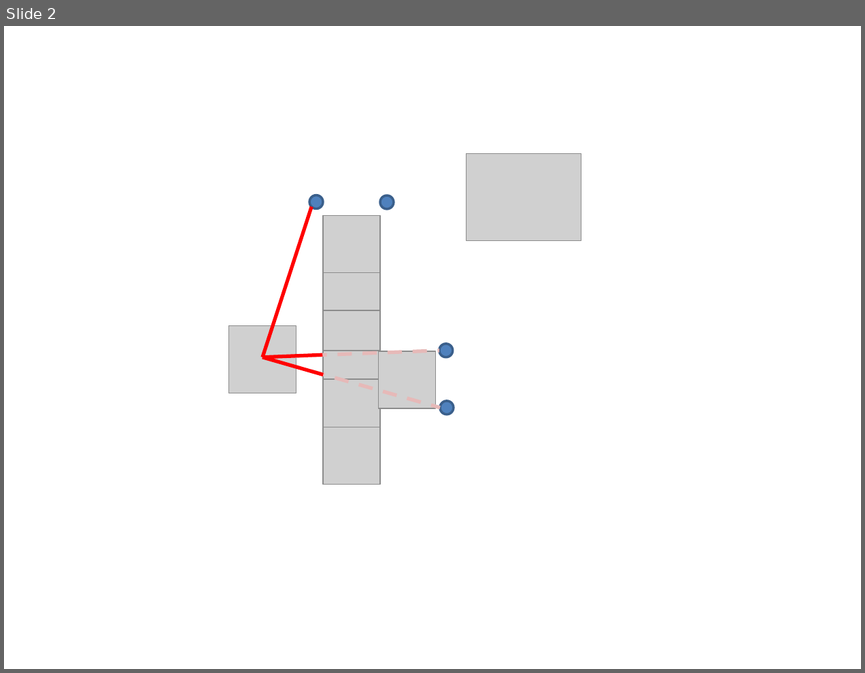
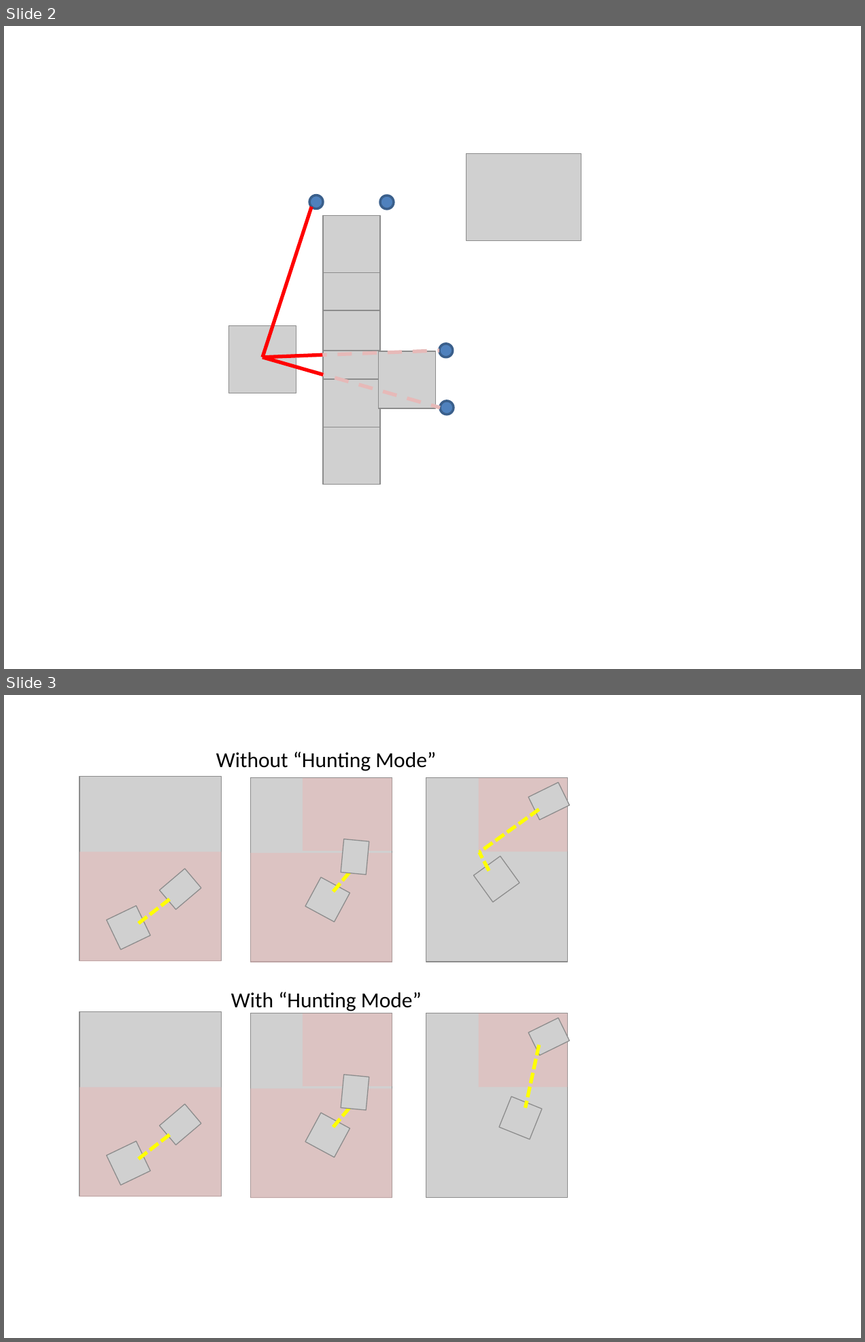
Before and after one commit to Bendername/sp802f15Report, a slide deck: figures/astar/raycast.pptx. Shown one above the other, each under a label of ours: slide 2 before the commit, slides 2 and 3 after it. The pictures are 865x673 and 865x1342 pixels, drawn with LibreOffice and Linux fonts; fonts in the diff are those of the drawing; grey boxes stand for pictures. Boxes give left, top, right and bottom in pixels: in the first picture for what was removed or moved away, otherwise in the second. Text is boxed around its words. In the diff, an @@ line names an element or a change of style, - is before the commit and + after.

```diff
--- a/figures/astar/raycast.pptx
+++ b/figures/astar/raycast.pptx
@@ slide 3 added at [4, 695, 861, 1338], background #FFFFFF @@
@@ text added at [216, 751, 436, 771], 18 pt, text #000000 @@
+Without “Hunting Mode”
@@ group added at [426, 777, 569, 962]: 3 pictures, 2 lines, 1 rectangle @@
@@ group added at [251, 777, 392, 962]: 3 pictures, 2 rectangles, 1 line @@
@@ group added at [79, 777, 221, 962]: 3 pictures, 1 rectangle, 1 line @@
@@ text added at [231, 991, 422, 1011], 18 pt, text #000000 @@
+With “Hunting Mode”
@@ picture added at [426, 1013, 567, 1197] @@
@@ rectangle added at [479, 1013, 568, 1087], fill #E6B9B8 at 55% opacity @@
@@ picture added at [528, 1018, 569, 1056] @@
@@ line added from (538, 1045) to (525, 1107), #FFFF00 3 pt dashed @@
@@ group added at [251, 1013, 392, 1198]: 3 pictures, 2 rectangles, 1 line @@
@@ picture added at [500, 1096, 542, 1138] @@
@@ group added at [79, 1012, 221, 1196]: 3 pictures, 1 rectangle, 1 line @@
```
Also in this commit, not shown: 2 other files.
